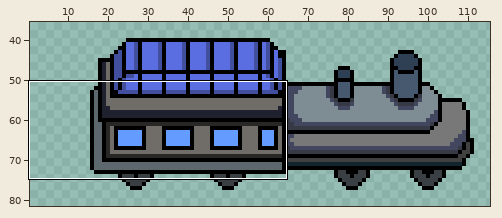
Two versions of one sprite sheet, Assets/Arts/Main_Kereta_saming.png. The first picture is a wide view before the edit; the outline marks the close-up.
Close-up. Old version:
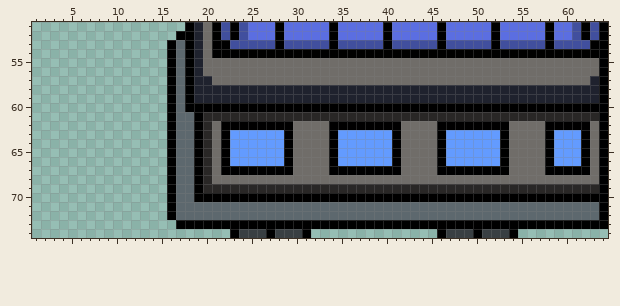
The file is 128x128 pixels. Shown: x 1..64, y 51..74. The wide view leaves out empty margins.
After the commit:
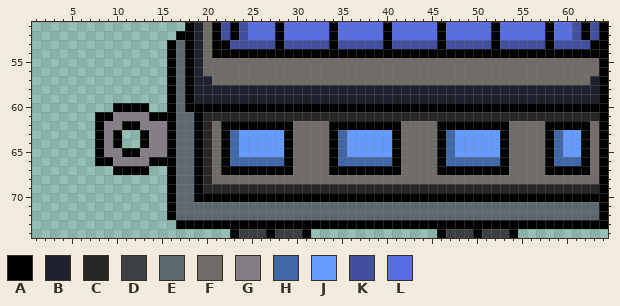
Palette (. is transparent): A #000000  B #1f222e  C #292726  D #393f42  E #5d686e  F #706d69  G #847e87  H #4267a8  J #639bff  K #414f9e  L #5b6ee1
Diff:
{"y":60,"x":10,"old":"....","new":"AAAA"}
{"y":61,"x":8,"old":"........","new":"AAGGGGAA"}
{"y":62,"x":8,"old":"........","new":"AGGAAGGG"}
{"y":63,"x":8,"old":"...","new":"AGA"}
{"y":63,"x":13,"old":"...","new":"AGG"}
{"y":63,"x":23,"old":"J","new":"H"}
{"y":63,"x":35,"old":"J","new":"H"}
{"y":63,"x":47,"old":"J","new":"H"}
{"y":63,"x":59,"old":"J","new":"H"}
{"y":64,"x":8,"old":"...","new":"AGA"}
{"y":64,"x":13,"old":"...","new":"AGG"}
{"y":64,"x":23,"old":"J","new":"H"}
{"y":64,"x":35,"old":"J","new":"H"}
{"y":64,"x":47,"old":"J","new":"H"}
{"y":64,"x":59,"old":"J","new":"H"}
{"y":65,"x":8,"old":"........","new":"AGGAAGGG"}
{"y":65,"x":23,"old":"J","new":"H"}
{"y":65,"x":35,"old":"J","new":"H"}
{"y":65,"x":47,"old":"J","new":"H"}
{"y":65,"x":59,"old":"J","new":"H"}
{"y":66,"x":8,"old":"........","new":"AAGGGGAA"}
{"y":66,"x":23,"old":"JJJJJJ","new":"HHHHHH"}
{"y":66,"x":35,"old":"JJJJJJ","new":"HHHHHH"}
{"y":66,"x":47,"old":"JJJJJJ","new":"HHHHHH"}
{"y":66,"x":59,"old":"JJJ","new":"HHH"}
{"y":67,"x":10,"old":"....","new":"AAAA"}
{"label":"added","picture_box":[95,103,167,175]}
{"label":"changed","picture_box":[230,130,284,166]}
{"label":"changed","picture_box":[338,130,392,166]}
{"label":"changed","picture_box":[446,130,500,166]}
{"label":"changed","picture_box":[554,130,581,166]}
